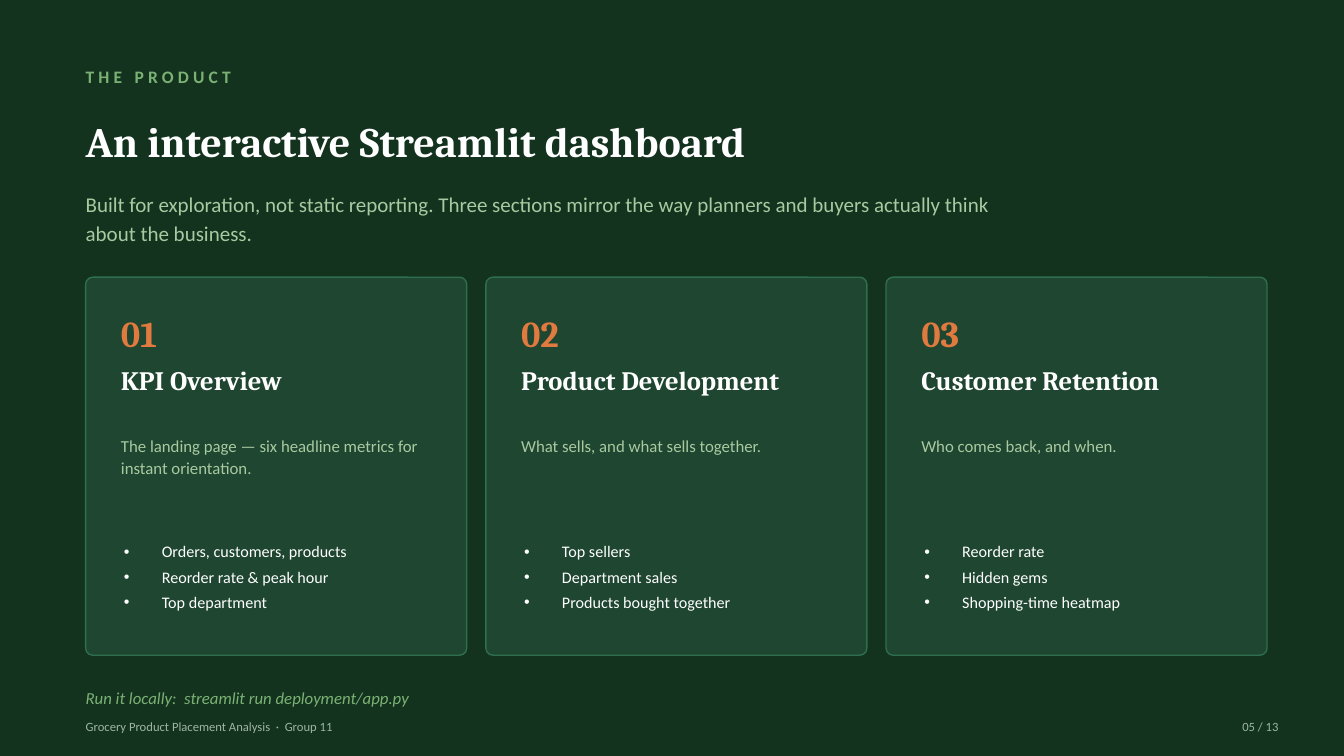
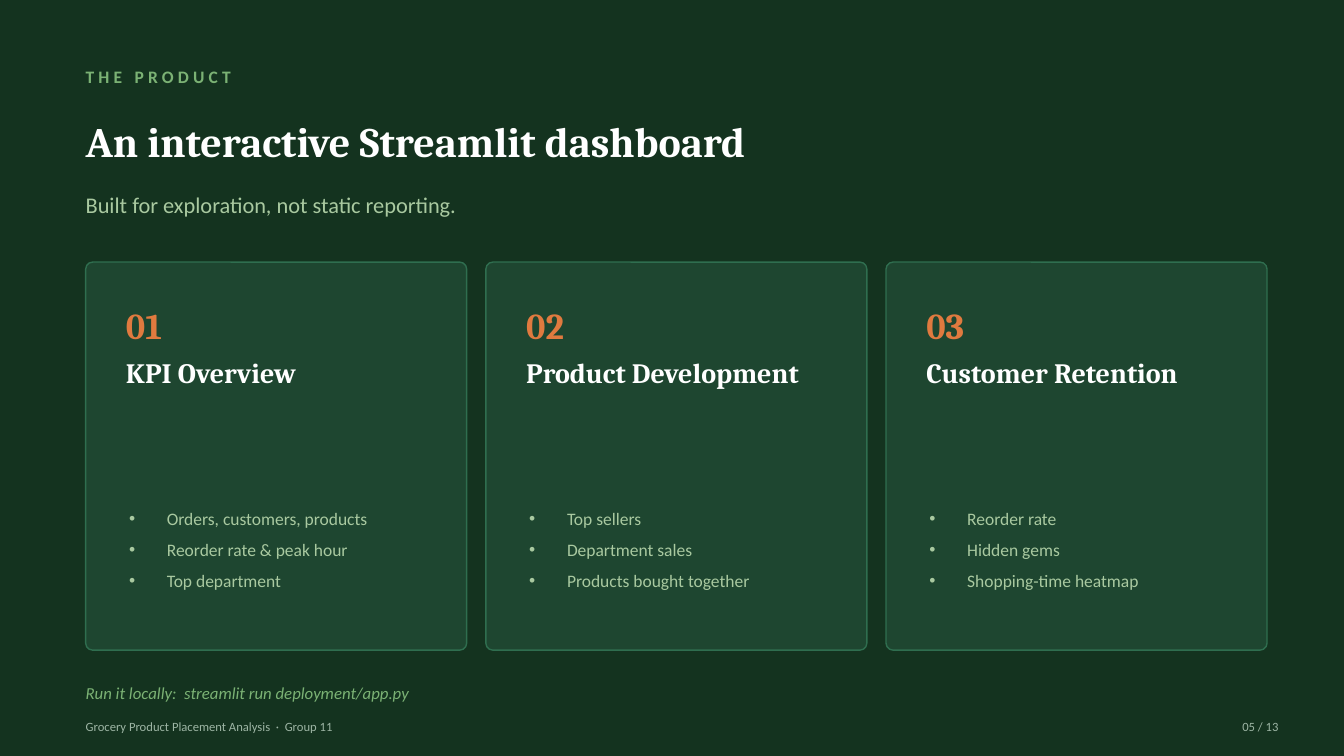
Before and after one commit to peslar01/ad24-11-grocery-product-placement-analysis, a slide deck: slide 5 of presentation/PODSV_Presentation_Group11.pptx. Drawn at 1344x756 pixels with LibreOffice and Linux fonts; fonts in the diff are those of the drawing. Boxes give left, top, right and bottom in pixels: in the first picture for what was removed or moved away, otherwise in the second. Text is boxed around its words. In the diff, an @@ line names an element or a change of style, - is before the commit and + after.

```diff
--- a/presentation/PODSV_Presentation_Group11.pptx
+++ b/presentation/PODSV_Presentation_Group11.pptx
@@ text at (x1=86, y1=197, x2=456, y2=217): text changed; size 15 to 16 pt @@
-Built for exploration, not static reporting. Three sections mirror the way planners and buyers actually think about the business.
+Built for exploration, not static reporting.
@@ rounded rectangle resized from (x1=86, y1=277, x2=467, y2=655) to (x1=86, y1=262, x2=467, y2=650) @@
@@ rounded rectangle resized from (x1=486, y1=277, x2=867, y2=655) to (x1=486, y1=262, x2=867, y2=650) @@
@@ rounded rectangle resized from (x1=886, y1=277, x2=1267, y2=655) to (x1=886, y1=262, x2=1267, y2=650) @@
@@ 3 texts moved together from (x1=121, y1=322, x2=959, y2=348) to (x1=126, y1=314, x2=964, y2=340) @@
@@ text "KPI Overview" moved from (x1=121, y1=371, x2=282, y2=391) to (x1=126, y1=363, x2=296, y2=384) @@
@@ text "Product Development" moved from (x1=521, y1=371, x2=779, y2=396) to (x1=526, y1=363, x2=799, y2=389) @@
@@ size 19 to 20 pt; line spacing 22pt to 23pt in 3 elements at (x1=126, y1=363, x2=296, y2=384), (x1=526, y1=363, x2=799, y2=389), (x1=926, y1=363, x2=1178, y2=384) @@
@@ text "Customer Retention" moved from (x1=921, y1=371, x2=1159, y2=391) to (x1=926, y1=363, x2=1178, y2=384) @@
@@ text removed at (x1=121, y1=440, x2=417, y2=474) @@
-The landing page — six headline metrics for instant orientation.
@@ text removed at (x1=521, y1=440, x2=761, y2=455) @@
-What sells, and what sells together.
@@ text removed at (x1=921, y1=440, x2=1116, y2=454) @@
-Who comes back, and when.
@@ text "Orders, customers, products" moved from (x1=162, y1=545, x2=347, y2=611) to (x1=167, y1=513, x2=368, y2=590) @@
@@ text "Top sellers" moved from (x1=562, y1=546, x2=731, y2=611) to (x1=567, y1=513, x2=749, y2=590) @@
@@ size 11.5 to 12.5 pt, text colour #FFFFFF to #A9C9A0; line spacing 14pt to 15pt; more space between paragraphs in 3 elements at (x1=167, y1=513, x2=368, y2=590), (x1=567, y1=513, x2=749, y2=590), (x1=967, y1=513, x2=1138, y2=590) @@
@@ text "Reorder rate" moved from (x1=962, y1=546, x2=1121, y2=611) to (x1=967, y1=513, x2=1138, y2=590) @@
@@ text "Run it locally: streamlit run ..." moved from (x1=86, y1=692, x2=409, y2=707) to (x1=86, y1=687, x2=409, y2=702) @@
```
Also in this commit, not shown: 11 other slides changed, 1 slide added, 1 slide removed, 8 other files.
